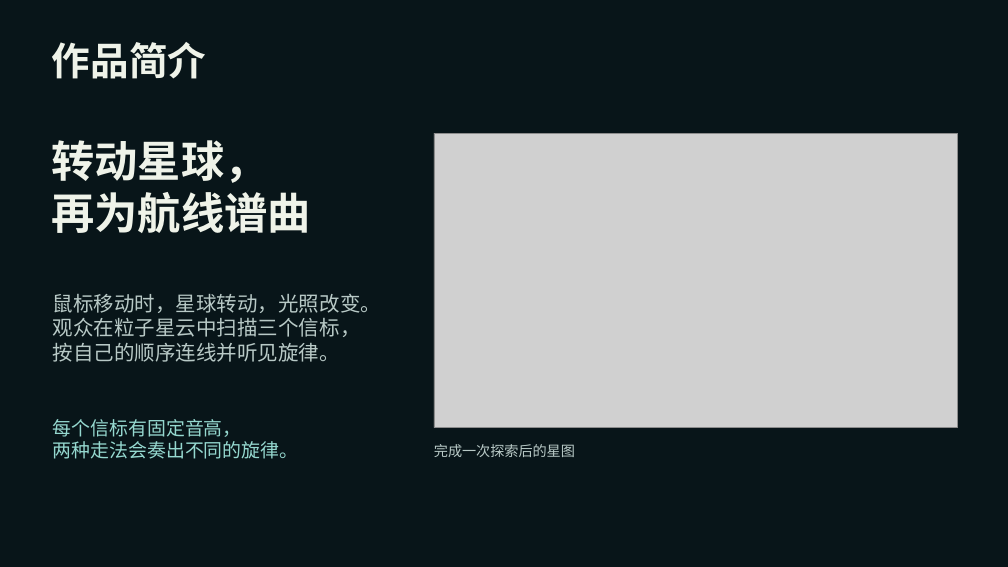
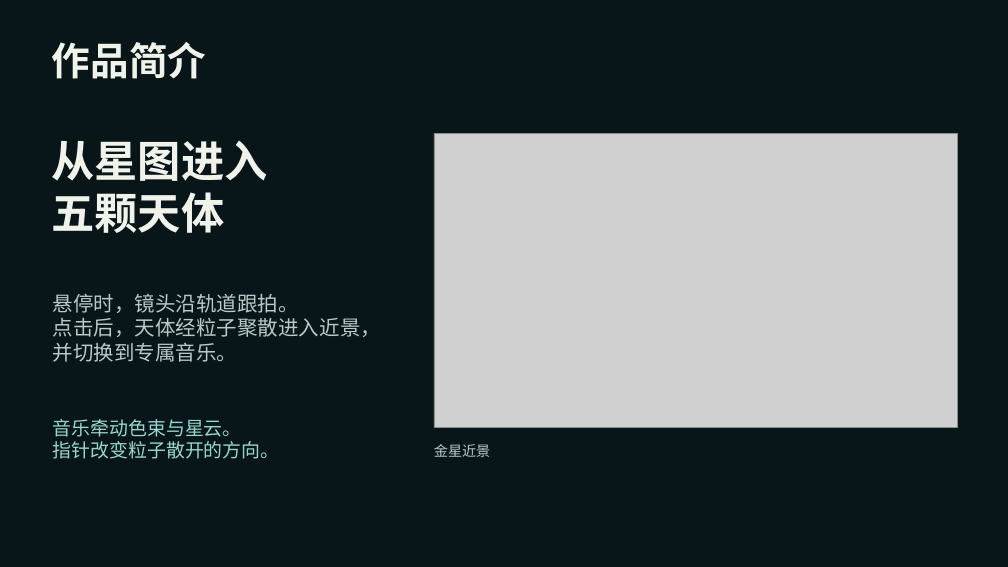
Before and after one commit to toki37644/TD, a slide deck: slide 3 of 深空回声·作品汇报.pptx. Drawn at 1008x567 pixels with LibreOffice and Linux fonts; fonts in the diff are those of the drawing; grey boxes stand for pictures. Boxes give left, top, right and bottom in pixels: in the first picture for what was removed or moved away, otherwise in the second. Text is boxed around its words. In the diff, an @@ line names an element or a change of style, - is before the commit and + after.

Commit message:
整合天体双画法和实时星云交互

```diff
--- a/深空回声·作品汇报.pptx
+++ b/深空回声·作品汇报.pptx
@@ text at [51,141,267,233]: text changed @@
-转动星球，
-再为航线谱曲
+从星图进入
+五颗天体
@@ text at [53,294,381,362]: text changed @@
-鼠标移动时，星球转动，光照改变。
-观众在粒子星云中扫描三个信标，
-按自己的顺序连线并听见旋律。
+悬停时，镜头沿轨道跟拍。
+点击后，天体经粒子聚散进入近景，
+并切换到专属音乐。
@@ text at [53,419,280,459]: text changed @@
-每个信标有固定音高，
-两种走法会奏出不同的旋律。
+音乐牵动色束与星云。
+指针改变粒子散开的方向。
@@ text at [434,444,490,457]: text changed @@
-完成一次探索后的星图
+金星近景
```
Also in this commit, not shown: 6 other slides changed, 1 slide added, 1 slide removed, 10 other files.
